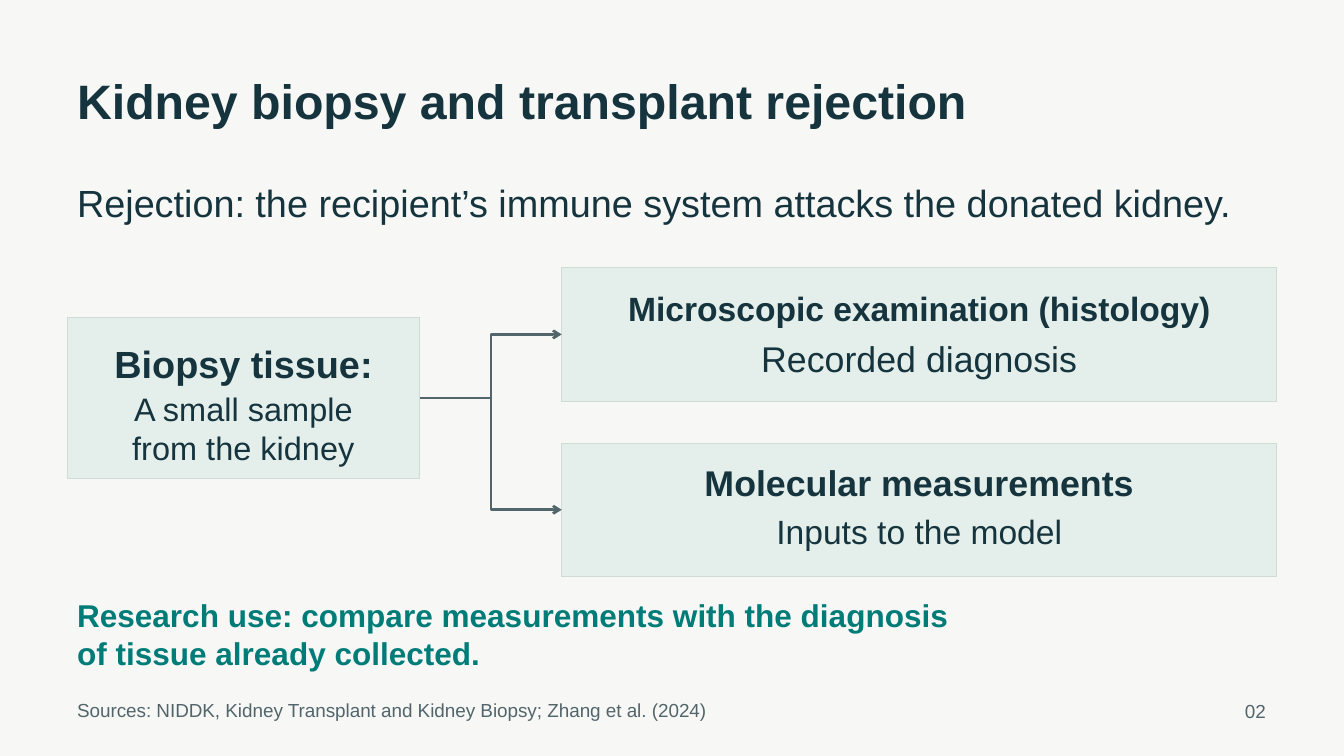
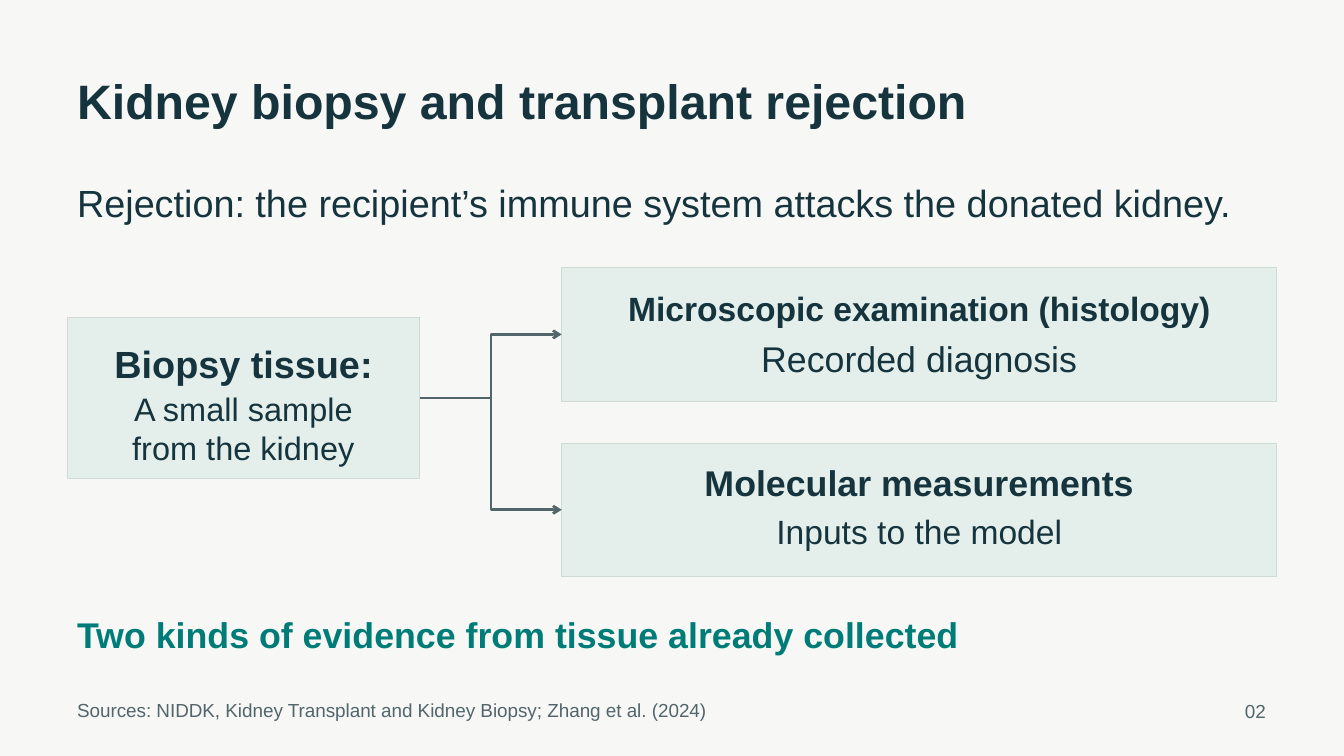
Before and after one commit to ca34525/Kidney-Biopsy-Rejection-Classifier, a slide deck: slide 2 of presentation/unos_kidney_biopsy.pptx. Drawn at 1344x756 pixels with LibreOffice and Linux fonts; fonts in the diff are those of the drawing. Boxes give left, top, right and bottom in pixels: in the first picture for what was removed or moved away, otherwise in the second. Text is boxed around its words. In the diff, an @@ line names an element or a change of style, - is before the commit and + after.

```diff
--- a/presentation/unos_kidney_biopsy.pptx
+++ b/presentation/unos_kidney_biopsy.pptx
@@ text at bbox=[77, 622, 958, 655]: text changed; size 22.5 to 25.5 pt @@
-Research use: compare measurements with the diagnosis
-of tissue already collected.
+Two kinds of evidence from tissue already collected
```
Also in this commit, not shown: 21 other slides changed, 4 slides added, 1 slide removed, 44 other files.
